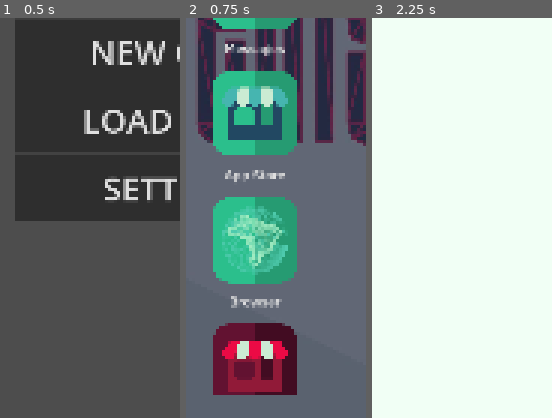
Above: before the commit, frames 1-3 (left to right).
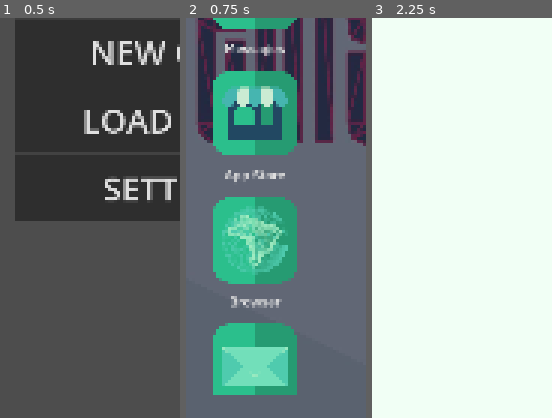
Above: after the commit, the same moments.

Repository: StudioENIGMA/ProjectENIGMA
Game: Godot game, scene res://scenes/main.tscn
Two runs of this game, one before a commit and one after it. Both use one fixed random seed, a clock stepped at 60 frames per second and the inputs below. The engine's default icon, where the game draws it, is replaced by a stand-in: a white triangle on a blue panel in a dark square.
Inputs:
- Up to frame 1 (0.5 s): no input
- Up to frame 2 (0.75 s): click "NEW GAME" at 0.5 s
- Up to frame 3 (2.25 s): click "Settings" at 1.25 s; click "Messages" at 2 s
The pictures show only the part of the screen within x 0-50%, y 50-100%; the shares and areas given below are measured in that part.

Frame 1 is identical in both runs. In frame 2, 8.2% of the frame differs, in the area x 15-62%, y 76-95%; in frame 3, nothing differs.
Error before the commit: Invalid access to property or key 'send_message' on a base object of type 'Node (event_bus.gd)'. (res://scripts/control.gd:14)

Commit message:
feat: added email button on game screen

Diff:
--- a/scenes/game_screen.tscn
+++ b/scenes/game_screen.tscn
@@ -12,12 +12,13 @@
 [ext_resource type="Texture2D" uid="uid://bry5wkwnk70xo" path="res://assets/icons/app-store.png" id="9_f2213"]
 [ext_resource type="Texture2D" uid="uid://cj6hhywlfcl5a" path="res://assets/icons/browser.png" id="10_8imdr"]
 [ext_resource type="Texture2D" uid="uid://d26hthmec6ajc" path="res://assets/icons/fake-app-store.png" id="11_8e4ax"]
+[ext_resource type="Texture2D" uid="uid://dw6c7elijoikh" path="res://assets/icons/email.png" id="12_7em7s"]
 [ext_resource type="AudioStream" uid="uid://b7nfm0ukfj02f" path="res://assets/sounds/sfx/touch_sound.ogg" id="12_51grn"]
 [ext_resource type="Script" uid="uid://clxmjnuujpjq5" path="res://scripts/play_touch_sound.gd" id="13_yc1wb"]
 [ext_resource type="Script" uid="uid://ceklftgii3mfk" path="res://scripts/notifications_control.gd" id="14_5o8nl"]
 [ext_resource type="AudioStream" uid="uid://1chu0pn6ps5b" path="res://assets/sounds/sfx/notification_sound.ogg" id="15_q7j5u"]
 [ext_resource type="Script" uid="uid://boa23kdm60cp1" path="res://scripts/time_clock.gd" id="16_1vcyb"]
-[ext_resource type="Script" uid="uid://cwrjovp260ukt" path="res://scripts/utils/messages_control.gd" id="17_bd51b"]
+[ext_resource type="Script" uid="uid://b56iuxfnvtsy6" path="res://scripts/utils/messages_control.gd" id="17_bd51b"]
 
 [node name="GameScreen" type="Node2D"]
 
@@ -111,6 +112,19 @@
 icon_alignment = 1
 vertical_icon_alignment = 0
 
+[node name="Email" type="Button" parent="Control/ScrollContainer/VBoxContainer"]
+layout_mode = 2
+theme = ExtResource("6_h0j4g")
+theme_override_fonts/font = ExtResource("7_oknyi")
+theme_override_font_sizes/font_size = 40
+action_mode = 0
+text = "Email
+"
+icon = ExtResource("12_7em7s")
+flat = true
+icon_alignment = 1
+vertical_icon_alignment = 0
+
 [node name="FakeAppStoreButton" type="Button" parent="Control/ScrollContainer/VBoxContainer"]
 layout_mode = 2
 theme = ExtResource("6_h0j4g")
@@ -178,6 +192,7 @@
 [connection signal="pressed" from="Control/ScrollContainer/VBoxContainer/AppStoreButton" to="Control/Apps/shop_app" method="show"]
 [connection signal="pressed" from="Control/ScrollContainer/VBoxContainer/AppStoreButton" to="Control/ScrollContainer/TouchSoundPlayer" method="play_touch_sound"]
 [connection signal="pressed" from="Control/ScrollContainer/VBoxContainer/BrowserButton" to="Control/ScrollContainer/TouchSoundPlayer" method="play_touch_sound"]
+[connection signal="pressed" from="Control/ScrollContainer/VBoxContainer/Email" to="Control/ScrollContainer/TouchSoundPlayer" method="play_touch_sound"]
 [connection signal="pressed" from="Control/ScrollContainer/VBoxContainer/FakeAppStoreButton" to="Control/Apps/fake_shop_app" method="show"]
 [connection signal="pressed" from="Control/ScrollContainer/VBoxContainer/FakeAppStoreButton" to="Control/ScrollContainer/TouchSoundPlayer" method="play_touch_sound"]
 [connection signal="timeout" from="Control/notifications_control/NotificationTimer" to="Control/notifications_control" method="_on_timer_timeout"]
--- a/scripts/control.gd
+++ b/scripts/control.gd
@@ -11,16 +11,16 @@
 
 	print(timer.get_time_left())
 
-	EventBus.send_message.emit("Chefinho", "seja bem vindo a empresa enigma, uau!", 0)
-	EventBus.send_notification.emit("seja bem vindo a empresa enigma, uau!", "Chefinho")
-
-	await get_tree().create_timer(3).timeout
-	EventBus.send_message.emit("Jorge", "olá, baixa esse loja de vagabundo ai!", 1)
-	EventBus.send_notification.emit("olá, baixa esse loja de vagabundo ai!", "Jorge")
-
-	await get_tree().create_timer(3).timeout
-	EventBus.send_message.emit("Chefinho", "testee", 2)
-	EventBus.send_notification.emit("testee", "Chefinho")
+	#EventBus.send_message.emit("Chefinho", "seja bem vindo a empresa enigma, uau!", 0)
+	#EventBus.send_notification.emit("seja bem vindo a empresa enigma, uau!", "Chefinho")
+	#
+	#await get_tree().create_timer(3).timeout
+	#EventBus.send_message.emit("Jorge", "olá, baixa esse loja de vagabundo ai!", 1)
+	#EventBus.send_notification.emit("olá, baixa esse loja de vagabundo ai!", "Jorge")
+	#
+	#await get_tree().create_timer(3).timeout
+	#EventBus.send_message.emit("Chefinho", "testee", 2)
+	#EventBus.send_notification.emit("testee", "Chefinho")
 
 
 
--- a/scripts/play_touch_sound.gd
+++ b/scripts/play_touch_sound.gd
@@ -1,4 +1,4 @@
 extends AudioStreamPlayer2D
 
 func play_touch_sound():
-    self.play(1.0)
+	self.play(1.0)
Binary file added: assets/icons/email.png
Not shown, added: assets/icons/email.png.import
Not shown, added: assets/icons/email.svg.import
Not shown: 1 places in scenes/game_screen.tscn that only renumber resources
Not shown, added: scripts/utils/messages_control.gd.uid
